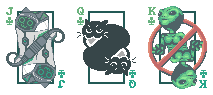
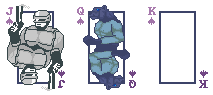
Revision of a layered (213, 95) image; what changed, layer by layer:
hid group "Mike" (8 layers) over (6, 4, 208, 91)
hid group "The Voices" (11 layers) over (6, 4, 208, 91)
added layer "Layer 22" in group "The Powerful" over (83, 5, 130, 90)
showed "Layer 7" over (7, 4, 64, 91)
hid "Dark Green Rectangle" over (17, 11, 196, 84)
showed "s_collab_CYP" over (6, 5, 208, 90)
hid "c_collab_VS" over (6, 5, 207, 90)
